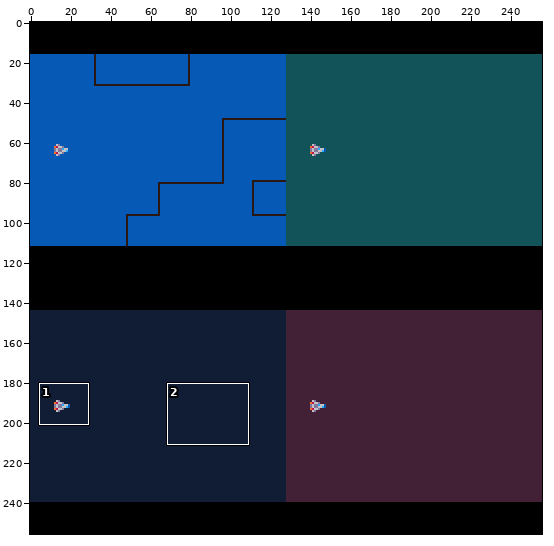
Pixel-art file: design/design.aseprite. Above: a wide view before the commit, with the close-up outlined.
Close-up. Earlier state:
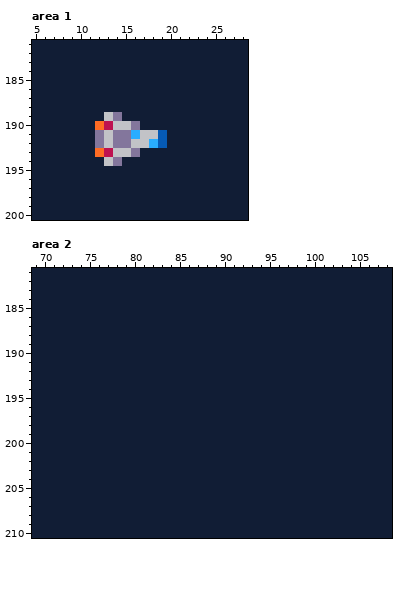
256x256 pixels, 1 frame. Shown: area 1: x 5..28, y 181..200; area 2: x 69..108, y 181..210. The commit also changed other parts of the picture, which this record leaves out.
The result:
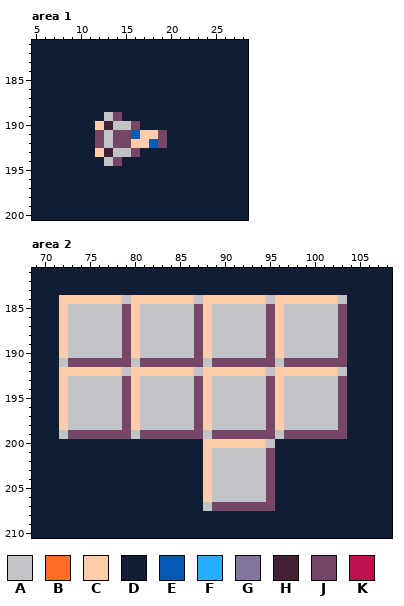
Palette (. is transparent): A #c2c3c7  B #ff6c24  C #ffccaa  D #111d35  E #065ab5  F #29adff  G #83769c  H #422136  J #754665  K #be1250
From old to new:
layer "structures - tiles" now shown
Changed rows in their new state; - is an unchanged pixel.
Area 1, layer "player":
first column x 12:
189 --J-----
190 CH--J---
191 J-JJECCJ
192 J-JJCCEJ
193 CH--J---
194 --J-----
Area 2, layer "structures - tiles":
first column x 72:
184 CCCCCCCACCCCCCCACCCCCCCACCCCCCCA
185 CAAAAAAJCAAAAAAJCAAAAAAJCAAAAAAJ
186 CAAAAAAJCAAAAAAJCAAAAAAJCAAAAAAJ
187 CAAAAAAJCAAAAAAJCAAAAAAJCAAAAAAJ
188 CAAAAAAJCAAAAAAJCAAAAAAJCAAAAAAJ
189 CAAAAAAJCAAAAAAJCAAAAAAJCAAAAAAJ
190 CAAAAAAJCAAAAAAJCAAAAAAJCAAAAAAJ
191 AJJJJJJJAJJJJJJJAJJJJJJJAJJJJJJJ
192 CCCCCCCACCCCCCCACCCCCCCACCCCCCCA
193 CAAAAAAJCAAAAAAJCAAAAAAJCAAAAAAJ
194 CAAAAAAJCAAAAAAJCAAAAAAJCAAAAAAJ
195 CAAAAAAJCAAAAAAJCAAAAAAJCAAAAAAJ
196 CAAAAAAJCAAAAAAJCAAAAAAJCAAAAAAJ
197 CAAAAAAJCAAAAAAJCAAAAAAJCAAAAAAJ
198 CAAAAAAJCAAAAAAJCAAAAAAJCAAAAAAJ
199 AJJJJJJJAJJJJJJJAJJJJJJJAJJJJJJJ
200 ----------------CCCCCCCA--------
201 ----------------CAAAAAAJ--------
202 ----------------CAAAAAAJ--------
203 ----------------CAAAAAAJ--------
204 ----------------CAAAAAAJ--------
205 ----------------CAAAAAAJ--------
206 ----------------CAAAAAAJ--------
207 ----------------AJJJJJJJ--------
Boxes around the changes in both close-ups, in picture pixels (x1, y1, x2, y2):
changed: (95, 112, 167, 166)
changed: (59, 295, 347, 511)
